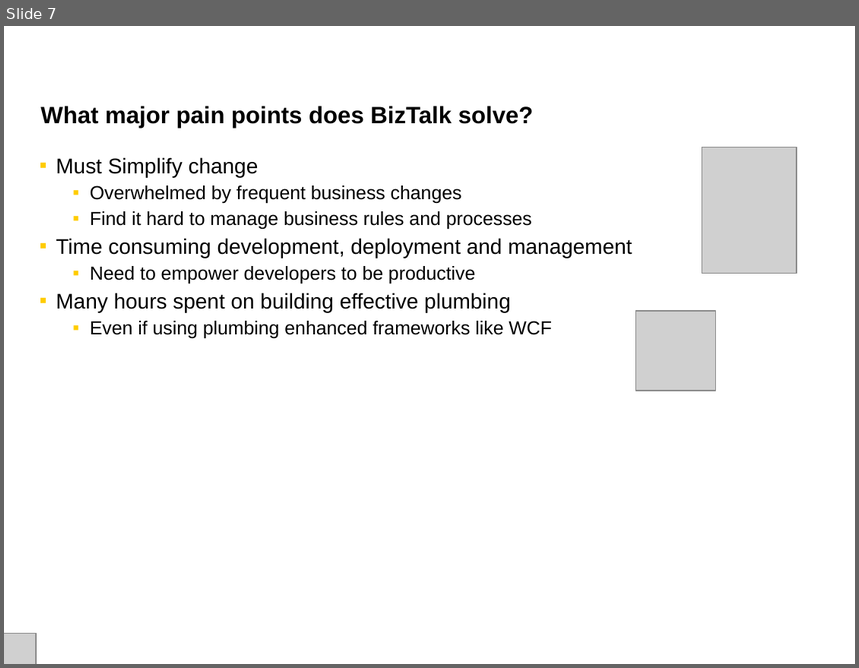
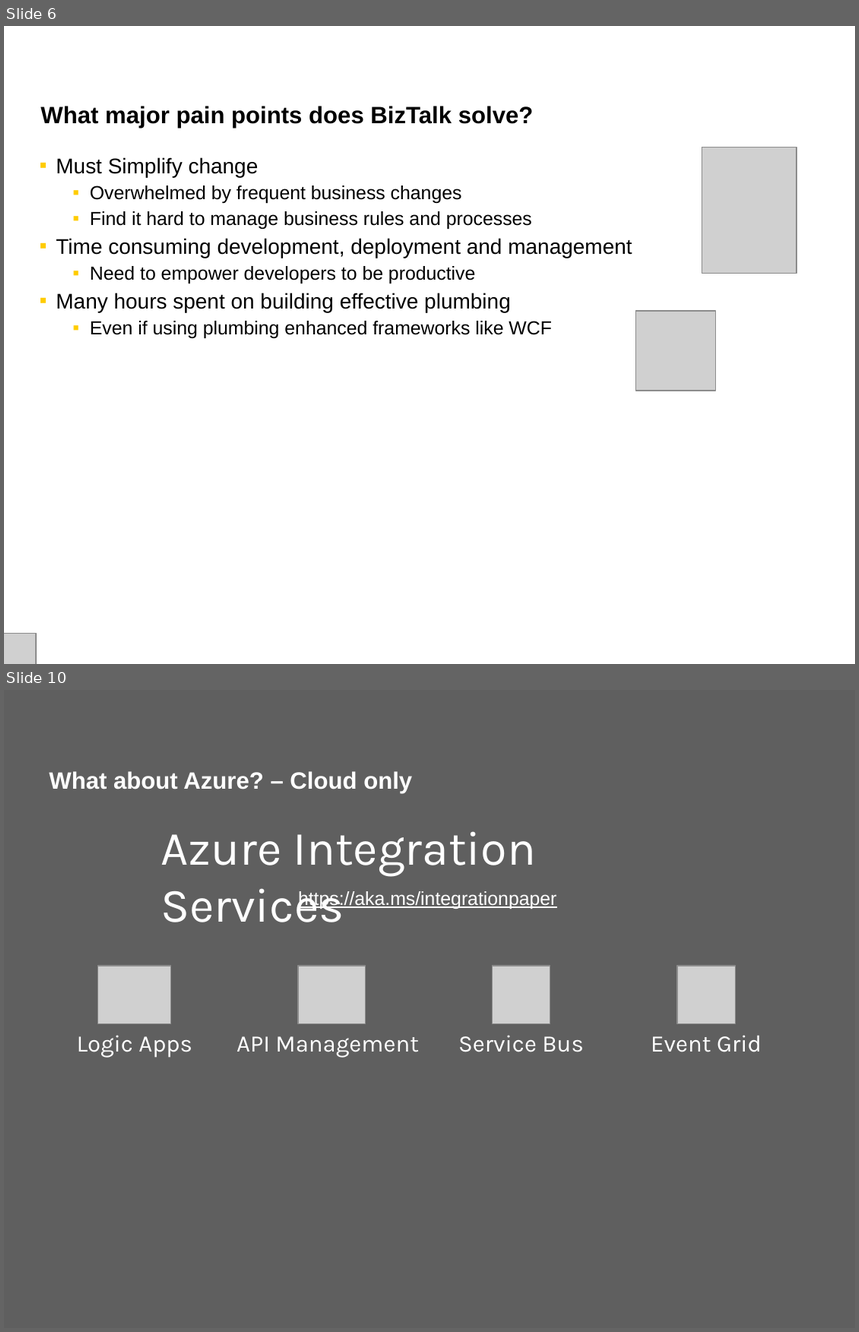
Before and after one commit to johan-jeh/BizTalk-Server---Developing-Integration-Solutions, a slide deck: Slides/Module 1 - Introduction to BizTalk Server.pptx. Shown one above the other, each under a label of ours: slide 7 before the commit, slides 6 and 10 after it; the slides between them are not shown. The pictures are 859x668 and 859x1332 pixels, drawn with LibreOffice and Linux fonts; fonts in the diff are those of the drawing; grey boxes stand for pictures. Boxes give left, top, right and bottom in pixels: in the first picture for what was removed or moved away, otherwise in the second. Text is boxed around its words. In the diff, an @@ line names an element or a change of style, - is before the commit and + after.

```diff
--- a/Slides/Module 1 - Introduction to BizTalk Server.pptx
+++ b/Slides/Module 1 - Introduction to BizTalk Server.pptx
@@ slide 10 added at (x1=4, y1=690, x2=855, y2=1328), background #5F5F5F @@
@@ text added at (x1=49, y1=771, x2=412, y2=793), 20 pt, text #FFFFFF, bold @@
+What about Azure? – Cloud only
@@ text added at (x1=161, y1=831, x2=536, y2=923), 40.5 pt, text #FFFFFF @@
+Azure Integration Services
@@ text added at (x1=298, y1=891, x2=557, y2=910), 16 pt, text #FFFFFF, underline @@
+https://aka.ms/integrationpaper
@@ picture added at (x1=98, y1=966, x2=172, y2=1024) @@
@@ picture added at (x1=299, y1=966, x2=366, y2=1024) @@
@@ picture added at (x1=493, y1=966, x2=550, y2=1024) @@
@@ picture added at (x1=677, y1=966, x2=735, y2=1024) @@
@@ text added at (x1=77, y1=1035, x2=192, y2=1058), 20 pt, text #FFFFFF @@
+Logic Apps
@@ text added at (x1=237, y1=1037, x2=419, y2=1058), 20 pt, text #FFFFFF @@
+API Management
@@ text added at (x1=458, y1=1035, x2=584, y2=1053), 20 pt, text #FFFFFF @@
+Service Bus
@@ text added at (x1=651, y1=1035, x2=762, y2=1053), 20 pt, text #FFFFFF @@
+Event Grid
@@ what was slide 7 is now slide 6 @@
```
Also in this commit, not shown: 7 slides changed, 4 other slides added, 5 slides removed, 4 other files.
